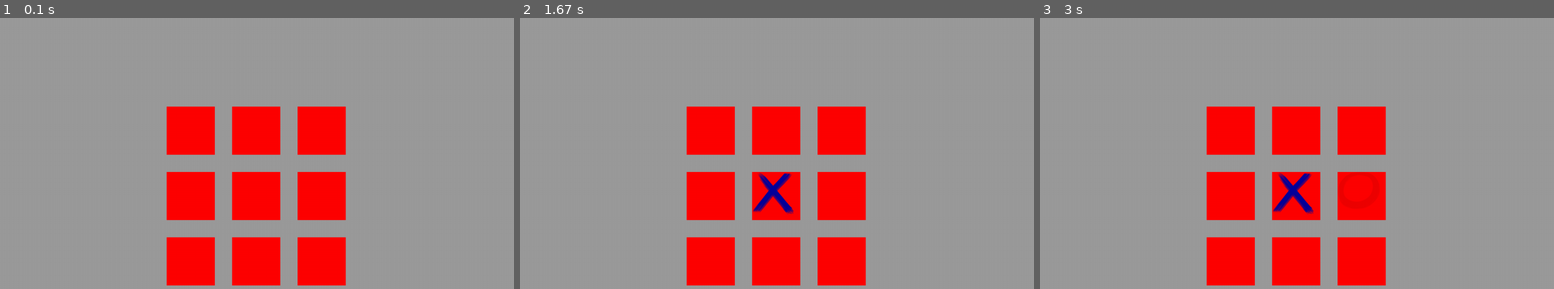
Above: before the commit, frames 1-3 (left to right).
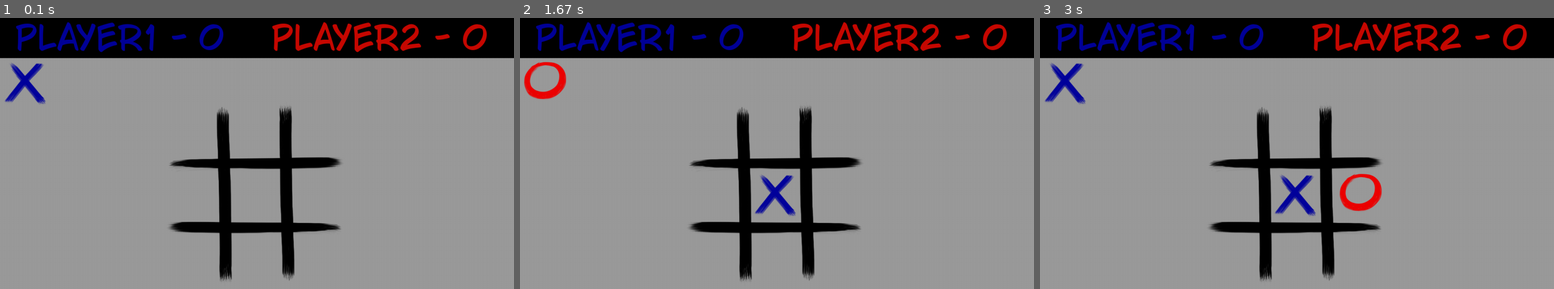
Above: after the commit, the same moments.

Repository: Paxnar/Chesss
Game: pygame game, started from games/tic_tac_toe/tic_tac_toe.py
The game is run twice, just before and just after one commit, with the same random seed, the same clock (stepped at 60 frames per second) and the same inputs.
Inputs (mouse positions are in pixels of both pictures, inside the frame that each line leads up to):
- Up to frame 1 (0.1 s): no input
- Up to frame 2 (1.67 s): click (756, 175) at 0.38 s
- Up to frame 3 (3 s): click (1358, 188) at 1.72 s

The runs differ from the first frame. In frame 1, 36% of the frame differs, in the area x 0-100%, y 0-99%; in frame 2, 36%; in frame 3, 35%.

Commit message:
tic-tac-toe with players

Diff:
--- a/games/tic_tac_toe/tic_tac_toe.py
+++ b/games/tic_tac_toe/tic_tac_toe.py
@@ -20,43 +20,70 @@
 
 
 class Field:
+    pl1 = 0
+    pl2 = 0
     # создание поля
     def __init__(self, scr):
+        self.click_run = None
         self.field = [[415, 578, 741, 221], [415, 578, 741, 384], [415, 578, 741, 547]]
         self.board = [[None for i in range(3)] for i in range(3)]
         self.player = True
+        self.moves = 0
         self.scr = scr
+        self.ttt_font = pygame.font.Font("fonts\\Troubleside.ttf", 80)
         screen.fill((155, 155, 155))
         self.render(screen)
-        running = True
-        while running:
+        self.click_run = False
+        self.running = True
+        while self.running:
             for event in pygame.event.get():
                 if event.type == pygame.QUIT:
-                    running = False
+                    self.running = False
                 elif event.type == pygame.MOUSEBUTTONDOWN:
                     self.get_cell(event.pos)
             pygame.display.flip()
-        sys.exit()
+            while self.click_run:
+                for event in pygame.event.get():
+                    if event.type == pygame.QUIT:
+                        sys.exit()
+                    elif event.type == pygame.MOUSEBUTTONDOWN:
+                        self.click_run = False
+                        self.__init__(scr)
 
     def render(self, scr, mode="continue", direction=None, line=None, player=None):
+        screen.fill((155, 155, 155))
+        pygame.draw.rect(screen, (0, 0, 0), (0, 0, 1280, 100))
+        scr.blit(self.ttt_font.render(f"Player1 - {self.pl1}", 1, (0, 0, 153)), (38, -10))
+        scr.blit(self.ttt_font.render(f"Player2 - {self.pl2}", 1, (200, 9, 2)), (676, -10))
+        scr.blit(load_image("images\\field.png", -1), (412, 208))
+        if self.player:
+            scr.blit(load_image("images\\x.png", -1), (10, 110))
+        else:
+            scr.blit(load_image("images\\o.png", -1), (10, 110))
         for y in range(3):
             for x in range(3):
-                pygame.draw.rect(screen, "red", (self.field[y][x], self.field[y][3], 120, 120))
                 if self.board[y][x]:
-                    scr.blit(load_image("images\\x.png"), (self.field[y][x], self.field[y][3]))
+                    scr.blit(load_image("images\\x.png", -1), (self.field[y][x] + 5, self.field[y][3] + 5))
                 elif self.board[y][x] is False:
-                    scr.blit(load_image("images\\o.png", -1), (self.field[y][x], self.field[y][3]))
+                    scr.blit(load_image("images\\o.png", -1), (self.field[y][x] + 5, self.field[y][3] + 5))
         if mode == "stop":
             color = self.get_player_color(player)
             if direction == "hor":
                 scr.blit(pygame.transform.rotate(load_image(f"images\\line1_{color}.png", -1), 90), (422, 262 + line * 163))
             elif direction == "vert":
                 scr.blit(load_image(f"images\\line1_{color}.png", -1), (461 + line * 163, 226))
+            elif direction == "diag" and line == 2:
+                scr.blit(pygame.transform.flip(load_image(f"images\\line2_{color}.png", -1), True, False), (432, 228))
             elif direction == "diag" and line == 1:
-                scr.blit(pygame.transform.flip(load_image(f"images\\line2_{color}.png", -1), True, False), (432, 228))
-            elif direction == "diag" and line == 2:
                 scr.blit(load_image(f"images\\line2_{color}.png", -1), (432, 228))
-            self.__init__(scr)
+            self.click_run = True
+        if self.moves == 9:
+            self.click_run = True
+
+    def render_reset(self, scr):
+        screen.fill((155, 155, 155))
+        font = pygame.font.Font("fonts\\Troubleside.ttf", 77)
+        scr.blit(font.render("Продолжить?", 1, (0, 0, 0)), (332, 346))
 
     def get_cell(self, mouse_pos):
         if mouse_pos[0] < 416 or mouse_pos[1] < 208 or mouse_pos[0] > 861 or mouse_pos[1] > 667:
@@ -68,24 +95,28 @@
                         mouse_pos[1] > self.field[i][3] and self.board[i][f] is None:
                     self.board[i][f] = self.player
                     self.player = not self.player
+                    self.moves += 1
         for i in range(3):
             if self.board[i].count(self.board[i][0]) == len(self.board[i]) and self.board[i][0] is not None:
                 self.render(self.scr, mode="stop", direction="hor", line=i, player=self.board[i][0])
                 return
             elif self.board[0][i] == self.board[1][i] == self.board[2][i] and self.board[0][i] is not None:
-                self.render(self.scr, mode="stop", direction="vert", line=i, player=self.board[i][0])
+                self.render(self.scr, mode="stop", direction="vert", line=i, player=self.board[1][i])
                 return
         if self.board[0][0] == self.board[1][1] == self.board[2][2] and self.board[1][1] is not None:
-            self.render(self.scr, mode="stop", direction="diag", line=1, player=self.board[1][0])
+            self.render(self.scr, mode="stop", direction="diag", line=1, player=self.board[1][1])
         elif self.board[0][2] == self.board[1][1] == self.board[2][0] and self.board[1][1] is not None:
-            self.render(self.scr, mode="stop", direction="diag", line=2, player=self.board[1][0])
+            self.render(self.scr, mode="stop", direction="diag", line=2, player=self.board[1][1])
         else:
             self.render(self.scr)
 
+
     def get_player_color(self, player=None):
         if player:
+            self.pl1 += 1
             return "blue"
         else:
+            self.pl2 += 1
             return "red"
 
 
